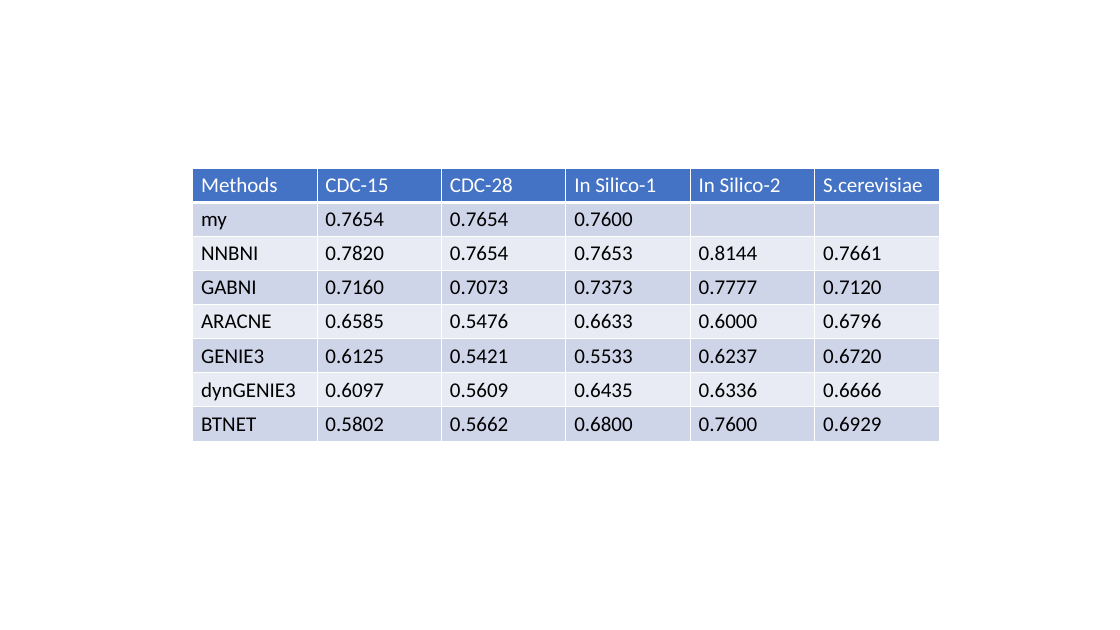
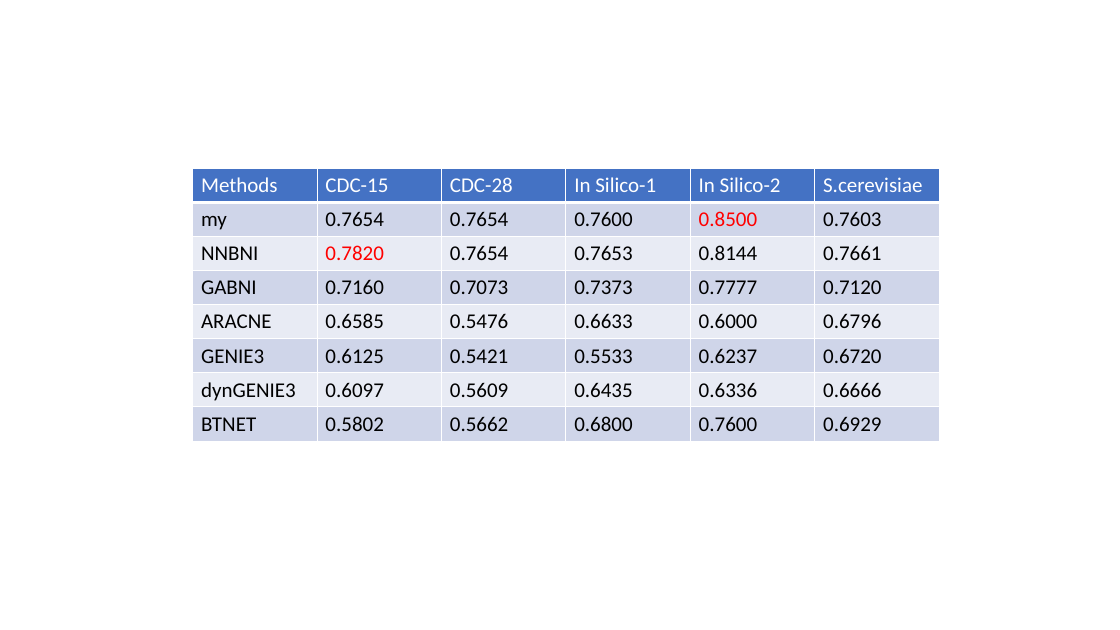
Before and after one commit to oatoul/learn-julia, a slide deck: slide 4 of experiments/CGP.pptx (slide 1 before the commit). Drawn at 1120x630 pixels with LibreOffice and Linux fonts; fonts in the diff are those of the drawing. Boxes give left, top, right and bottom in pixels: in the first picture for what was removed or moved away, otherwise in the second. Text is boxed around its words. In the diff, an @@ line names an element or a change of style, - is before the commit and + after.

Commit message:
save

```diff
--- a/experiments/CGP.pptx
+++ b/experiments/CGP.pptx
@@ table at (192, 169, 939, 441) @@
-row 2, column 5: 
+row 2, column 5: 0.8500
-row 2, column 6: 
+row 2, column 6: 0.7603
@@ text colour #000000 to #FF0000 in "0.7820" @@
```
Also in this commit, not shown: 4 slides added.
